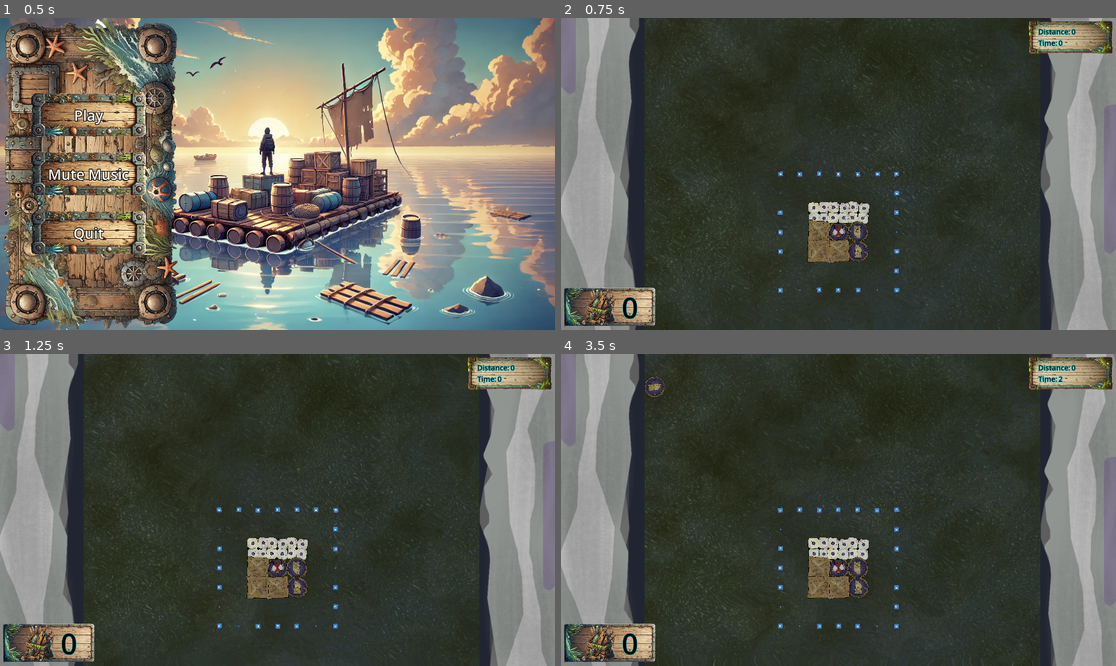
Above: before the commit, frames 1-4 (two rows, left to right).
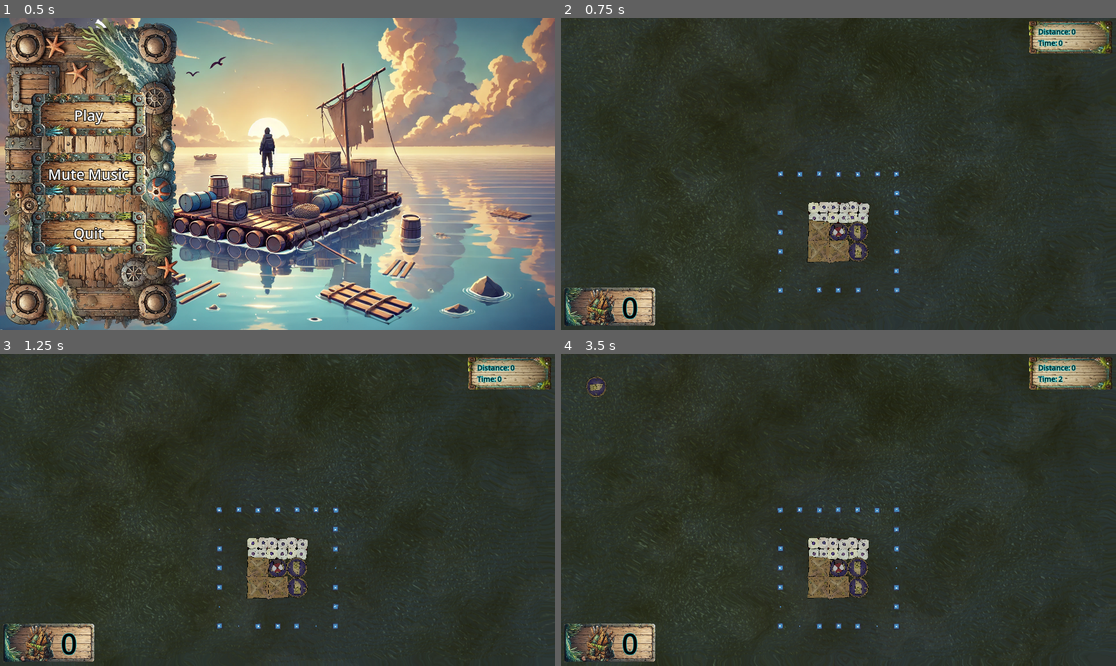
Above: after the commit, the same moments.

Repository: ARCsweden/GameJam2024FallA
Game: Godot game, scene res://UI/main_menu.tscn
The game is run twice, just before and just after one commit, with the same random seed, the same clock (stepped at 60 frames per second) and the same inputs. The engine's default icon, where the game draws it, is replaced by a stand-in: a white triangle on a blue panel in a dark square.
Inputs (mouse positions are in pixels of both pictures, inside the frame that each line leads up to):
- Up to frame 1 (0.5 s): no input
- Up to frame 2 (0.75 s): click "Play" at 0.5 s
- Up to frame 3 (1.25 s): no input
- Up to frame 4 (3.5 s): tap Enter (DebugRebuild) at 1.25 s; move the mouse to (960, 494) at 1.27 s; click (960, 494) at 1.42 s; move the mouse to (727, 525) at 2.02 s; click (727, 525) at 2.17 s; move the mouse to (894, 441) at 2.77 s; click (894, 441) at 2.92 s

Frame 1 is identical in both runs. In frame 2, 22% of the frame differs, in the area x 0-100%, y 0-100%; in frame 3, 22%; in frame 4, 23%.

Commit message:
No walls, HEAVY ROCK

Diff:
--- a/dontdrowntogether/Scenes/game.tscn
+++ b/dontdrowntogether/Scenes/game.tscn
@@ -1,8 +1,7 @@
-[gd_scene load_steps=6 format=3 uid="uid://rslh7wyupis3"]
+[gd_scene load_steps=5 format=3 uid="uid://rslh7wyupis3"]
 
 [ext_resource type="Script" path="res://Scripts/game.gd" id="1_ol0k5"]
 [ext_resource type="PackedScene" uid="uid://bn6hyjabd7tel" path="res://UI/hud.tscn" id="2_q2g3m"]
-[ext_resource type="PackedScene" uid="uid://becbpdg61vwge" path="res://Scenes/Walls.tscn" id="3_5jli6"]
 [ext_resource type="Texture2D" uid="uid://brlyj5y5qoqgy" path="res://Assets/Floorbed.png" id="5_imhee"]
 [ext_resource type="Texture2D" uid="uid://c4jj7kifn4fr0" path="res://Assets/Wall.png" id="5_xo0xj"]
 
@@ -11,8 +10,6 @@
 script = ExtResource("1_ol0k5")
 
 [node name="HUD" parent="." instance=ExtResource("2_q2g3m")]
-
-[node name="Walls" parent="." instance=ExtResource("3_5jli6")]
 
 [node name="GrunkTimer" type="Timer" parent="."]
 wait_time = 2.0
@@ -33,7 +30,7 @@
 [node name="Parallax2D" type="Parallax2D" parent="."]
 z_index = -100
 scroll_scale = Vector2(0.6, 0.6)
-repeat_size = Vector2(0, 3000)
+repeat_size = Vector2(3000, 3000)
 repeat_times = 2
 
 [node name="Sprite2D" type="Sprite2D" parent="Parallax2D"]
@@ -47,6 +44,7 @@
 region_rect = Rect2(0, 0, 1000, 1000)
 
 [node name="Parallax2D_walls" type="Parallax2D" parent="."]
+visible = false
 z_index = 10
 scale = Vector2(2, 2)
 scroll_scale = Vector2(1.1, 1.1)
--- a/dontdrowntogether/Scenes/stone.tscn
+++ b/dontdrowntogether/Scenes/stone.tscn
@@ -8,6 +8,8 @@
 [node name="Stone" type="RigidBody2D"]
 collision_layer = 128
 collision_mask = 16
+mass = 1000.0
+inertia = 1000.0
 script = ExtResource("1_l58iv")
 
 [node name="CollisionShape2D" type="CollisionShape2D" parent="."]
--- a/dontdrowntogether/stone.gd
+++ b/dontdrowntogether/stone.gd
@@ -24,7 +24,7 @@
 	sprite2D_Node.rotation_degrees = Global.rng.randi_range(0, 3) * 90
 	sprite2D_Node.rotation_degrees += Global.rng.randi_range(-5, 5)
 	# Large negative to make sure other items are on top
-	sprite2D_Node.z_index += -50 + Global.rng.randi_range(-1, 1)
+	sprite2D_Node.z_index += -10 + Global.rng.randi_range(-1, 1)
 
 func setup_collision_size():
 	#var newCollosion = newCollisionShape2D.instantiate()
Not shown: 1 places in dontdrowntogether/Scenes/player.tscn that only renumber resources
